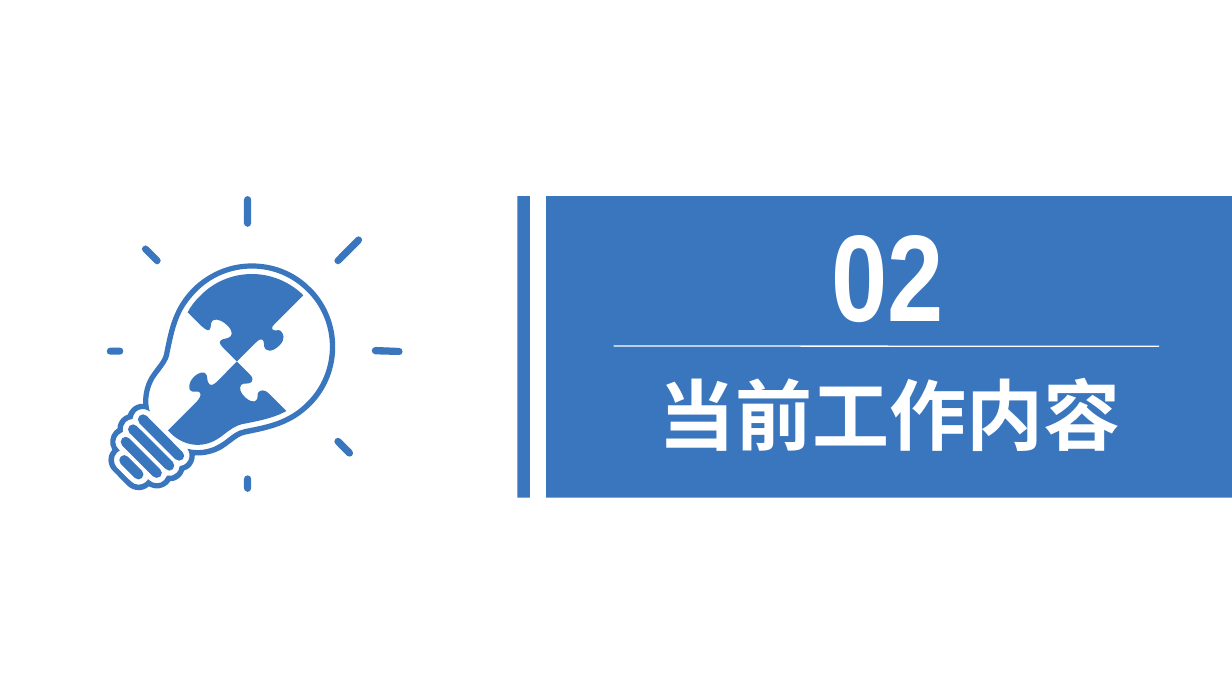
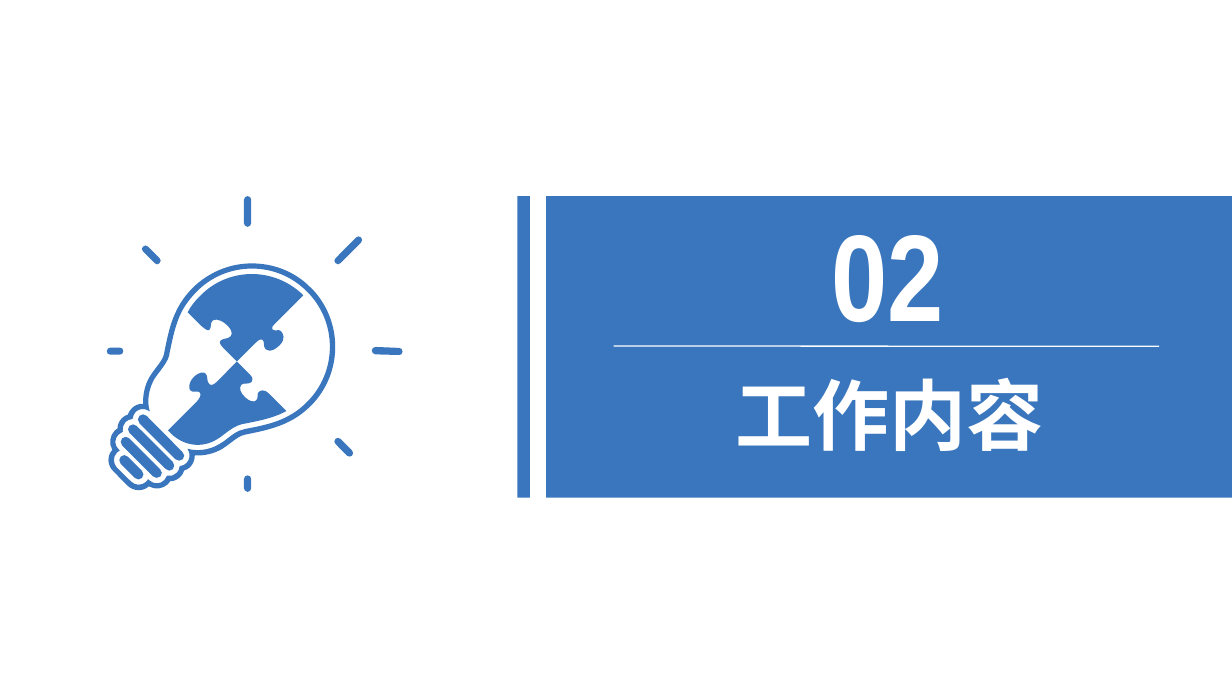
Before and after one commit to HolyShiftt/school, a slide deck: slide 6 of document/中期答辩.pptx (slide 5 before the commit). Drawn at 1232x693 pixels with LibreOffice and Linux fonts; fonts in the diff are those of the drawing. Boxes give left, top, right and bottom in pixels: in the first picture for what was removed or moved away, otherwise in the second. Text is boxed around its words. In the diff, an @@ line names an element or a change of style, - is before the commit and + after.

```diff
--- a/document/中期答辩.pptx
+++ b/document/中期答辩.pptx
@@ text at (x1=735, y1=378, x2=1043, y2=451): text changed @@
-当前工作内容
+工作内容
```
Also in this commit, not shown: 12 other slides changed, 4 slides added, 9 slides removed, 21 other files.
